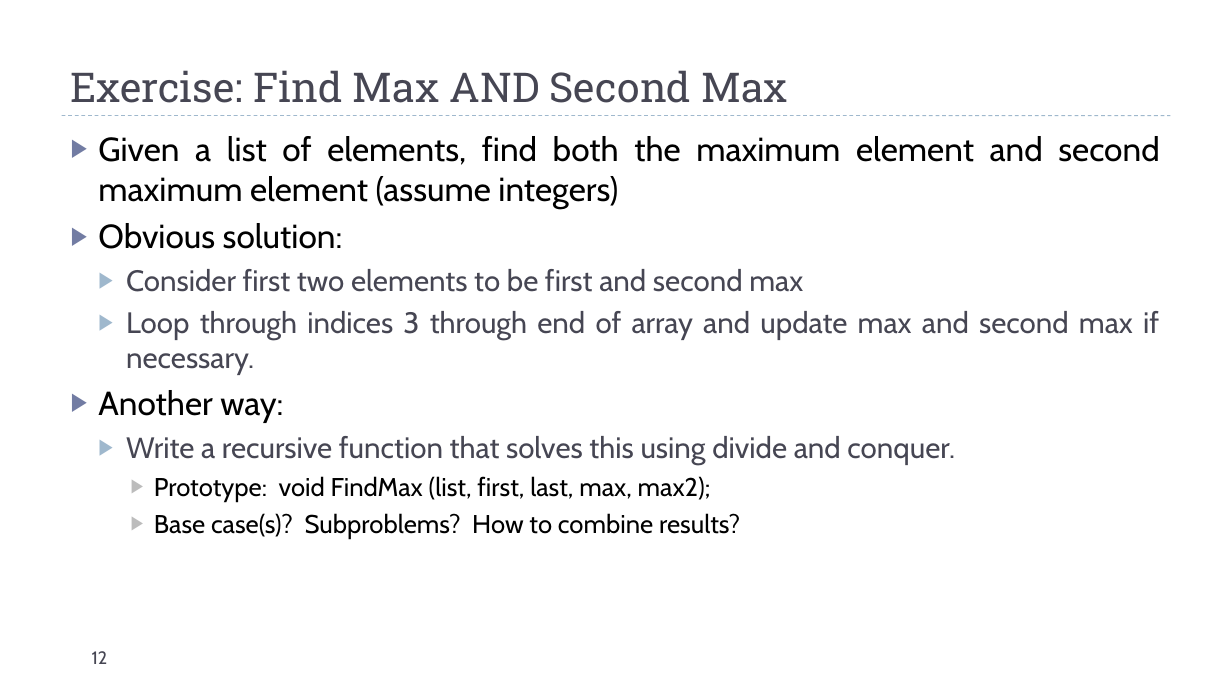
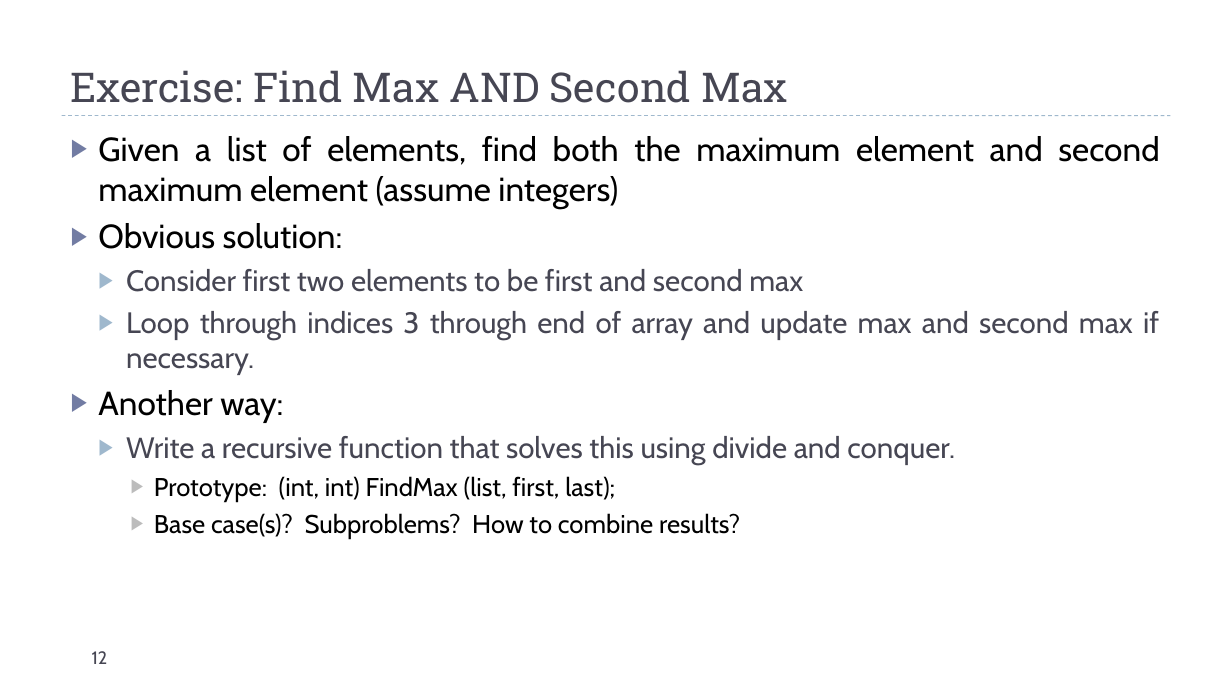
Before and after one commit to markfloryan/dsa2, a slide deck: slide 12 of slides/03-DivConIntro.pptx. Drawn at 1232x693 pixels with LibreOffice and Linux fonts; fonts in the diff are those of the drawing. Boxes give left, top, right and bottom in pixels: in the first picture for what was removed or moved away, otherwise in the second. Text is boxed around its words. In the diff, an @@ line names an element or a change of style, - is before the commit and + after.

Commit message:
updates div con slides

```diff
--- a/slides/03-DivConIntro.pptx
+++ b/slides/03-DivConIntro.pptx
@@ text at <box>154,476,615,501</box>: text changed @@
-    ▶ Prototype: void FindMax (list, first, last, max, max2);
+    ▶ Prototype: (int, int) FindMax (list, first, last);
```
Also in this commit, not shown: 1 other slide changed, 6 slides added, 1 slide removed, 3 other files.
